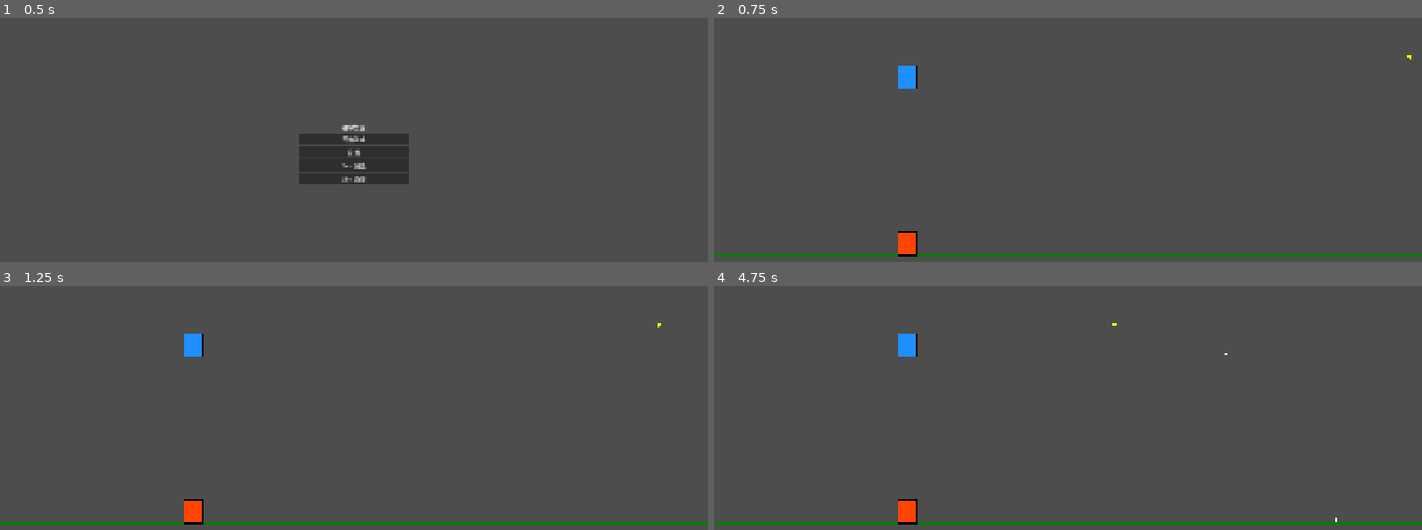
Above: before the commit, frames 1-4 (two rows, left to right).
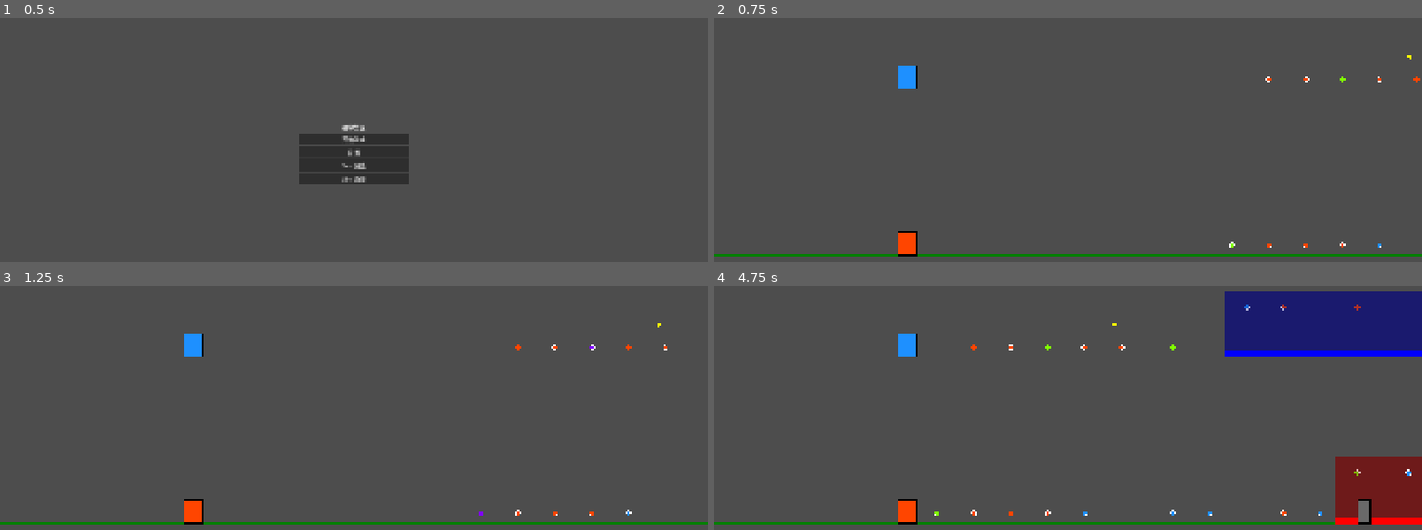
Above: after the commit, the same moments.

Repository: GeorgeMee/Magnetix
Game: Godot game, scene res://src/scenes/ui/start_menu.tscn
Two runs of this game, one before a commit and one after it. Both use one fixed random seed, a clock stepped at 60 frames per second and the inputs below.
Inputs:
- Up to frame 1 (0.5 s): no input
- Up to frame 2 (0.75 s): click "Sim 场景" at 0.5 s
- Up to frame 3 (1.25 s): no input
- Up to frame 4 (4.75 s): tap Enter at 1.25 s; hold Q (magnetism_a) 1.28-2.03 s; tap Space (swap) at 2, 3.6 s; tap Q (magnetism_a) at 2.1, 3.05, 3.8 s; hold W (magnetism_b) 2.78-3.53 s; hold Q (magnetism_a) from 4.28 s (still down)

Frame 1 is identical in both runs. In frame 2, 0.1% of the frame differs, in the area x 72-100%, y 23-95%; in frame 3, 0.1%; in frame 4, 11%, in the area x 31-100%, y 2-98%.

Commit message:
Remove SimMagnetManager, use real MagnetManager + ChunkSpawner
SimScene now has full closed loop:
  trajectory → ChunkChoreographer builds layout → ChunkSpawner spawns real
  Magnet/Wall/Coin/Hazard nodes → Character moves through real magnet fields

- Delete sim_magnet_manager.gd (no longer needed)
- sim_scene.tscn: replace SimMagnetManager with real MagnetManager, add ChunkSpawner
- sim_scene.gd: wire up real magnet_manager, set GameManager.sim_mode = true
- game_manager.gd: add sim_mode flag
- character.gd: skip hazard death check in sim mode

Diff:
--- a/src/scenes/sim/sim_scene.tscn
+++ b/src/scenes/sim/sim_scene.tscn
@@ -3,9 +3,10 @@
 [ext_resource type="Script" path="res://src/scripts/sim/sim_scene.gd" id="1_sim"]
 [ext_resource type="Script" path="res://src/scripts/core/physics_system.gd" id="2_physics"]
 [ext_resource type="Script" path="res://src/scripts/game/scroll_manager.gd" id="3_scroll"]
-[ext_resource type="Script" path="res://src/scripts/sim/sim_magnet_manager.gd" id="4_magnet"]
+[ext_resource type="Script" path="res://src/scripts/game/magnet_manager.gd" id="4_magnet"]
 [ext_resource type="Script" path="res://src/scripts/game/chunk_choreographer.gd" id="5_choreo"]
-[ext_resource type="Script" path="res://src/scripts/sim/sim_controller.gd" id="6_ctrl"]
+[ext_resource type="Script" path="res://src/scripts/game/chunk_spawner.gd" id="6_spawner"]
+[ext_resource type="Script" path="res://src/scripts/sim/sim_controller.gd" id="7_ctrl"]
 
 [node name="SimScene" type="Node2D"]
 script = ExtResource("1_sim")
@@ -16,11 +17,14 @@
 [node name="ScrollManager" type="Node" parent="."]
 script = ExtResource("3_scroll")
 
-[node name="SimMagnetManager" type="Node" parent="."]
+[node name="MagnetManager" type="Node" parent="."]
 script = ExtResource("4_magnet")
 
 [node name="ChunkChoreographer" type="Node" parent="."]
 script = ExtResource("5_choreo")
 
+[node name="ChunkSpawner" type="Node" parent="."]
+script = ExtResource("6_spawner")
+
 [node name="SimController" type="Node" parent="."]
-script = ExtResource("6_ctrl")
+script = ExtResource("7_ctrl")
--- a/src/scripts/core/game_manager.gd
+++ b/src/scripts/core/game_manager.gd
@@ -35,6 +35,7 @@
 var sim_chunks_ahead : int = 5
 var current_chunk_index : int = 0
 var assist_mode : bool = false
+var sim_mode : bool = false
 var debug_visualize : bool = false
 var trajectory_data : Array[TrajectoryPoint] = []
 
--- a/src/scripts/game/character.gd
+++ b/src/scripts/game/character.gd
@@ -44,7 +44,7 @@
 	_clamp_to_bounds()
 	_update_magnetism(delta)
 	GameManager.physics_system.resolve_for_body(physics_body)
-	if GameManager.physics_system.is_overlapping_hazard(physics_body):
+	if not GameManager.sim_mode and GameManager.physics_system.is_overlapping_hazard(physics_body):
 		die()
 	queue_redraw()
 
--- a/src/scripts/sim/sim_magnet_manager.gd
+++ /dev/null
@@ -1,10 +0,0 @@
-class_name SimMagnetManager
-extends MagnetManager
-
-func is_character_in_any_field(character: Character) -> bool:
-	return character.magnetism_active
-
-func get_target_surface(character: Character, magnetism_active: bool) -> Character.Surface:
-	if magnetism_active:
-		return Character.Surface.CEILING
-	return Character.Surface.FLOOR
--- a/src/scripts/sim/sim_scene.gd
+++ b/src/scripts/sim/sim_scene.gd
@@ -2,7 +2,7 @@
 
 @onready var physics_system: PhysicsSystem = $PhysicsSystem
 @onready var scroll_manager: ScrollManager = $ScrollManager
-@onready var sim_magnet_manager: SimMagnetManager = $SimMagnetManager
+@onready var magnet_manager: MagnetManager = $MagnetManager
 @onready var choreographer: ChunkChoreographer = $ChunkChoreographer
 @onready var sim_controller: SimController = $SimController
 
@@ -11,9 +11,10 @@
 var character_scene: PackedScene = preload("res://src/scenes/game/character.tscn")
 
 func _ready() -> void:
+	GameManager.sim_mode = true
 	GameManager.physics_system = physics_system
 	GameManager.scroll_manager = scroll_manager
-	GameManager.magnet_manager = sim_magnet_manager
+	GameManager.magnet_manager = magnet_manager
 	GameManager.choreographer = choreographer
 
 	_spawn_characters()
Not shown, removed: src/scripts/sim/sim_magnet_manager.gd.uid
